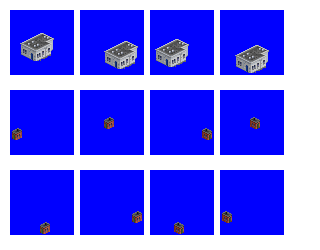
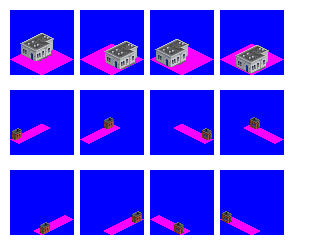
Revision of a layered 320x250 image; what changed, layer by layer:
showed "guides" over (10, 44, 284, 235)
